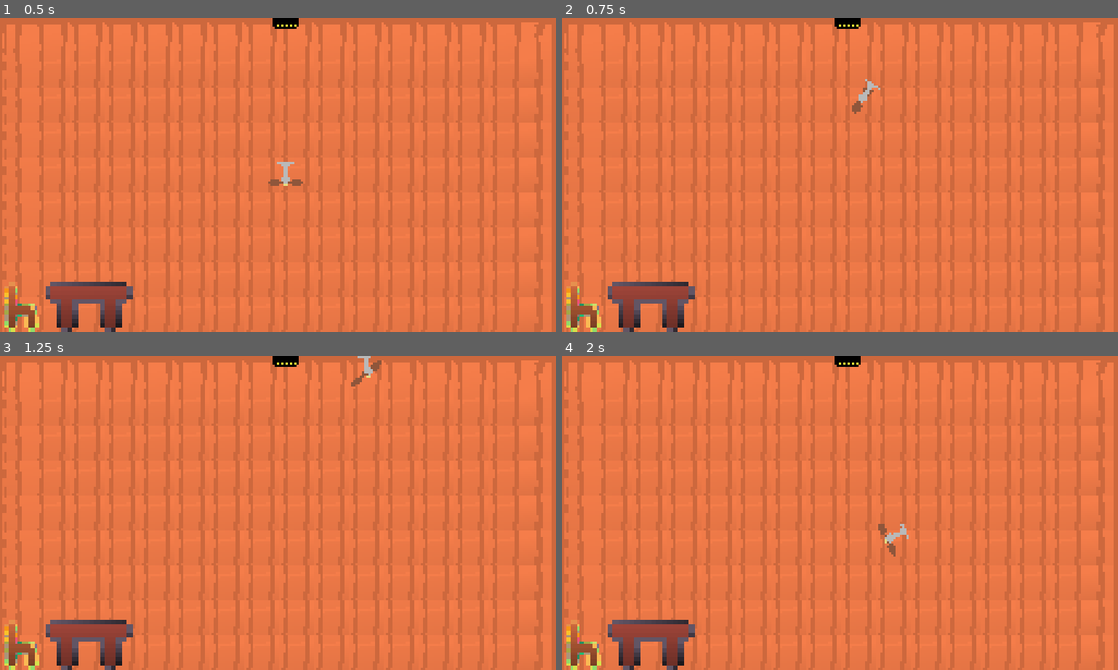
Above: before the commit, frames 1-4 (two rows, left to right).
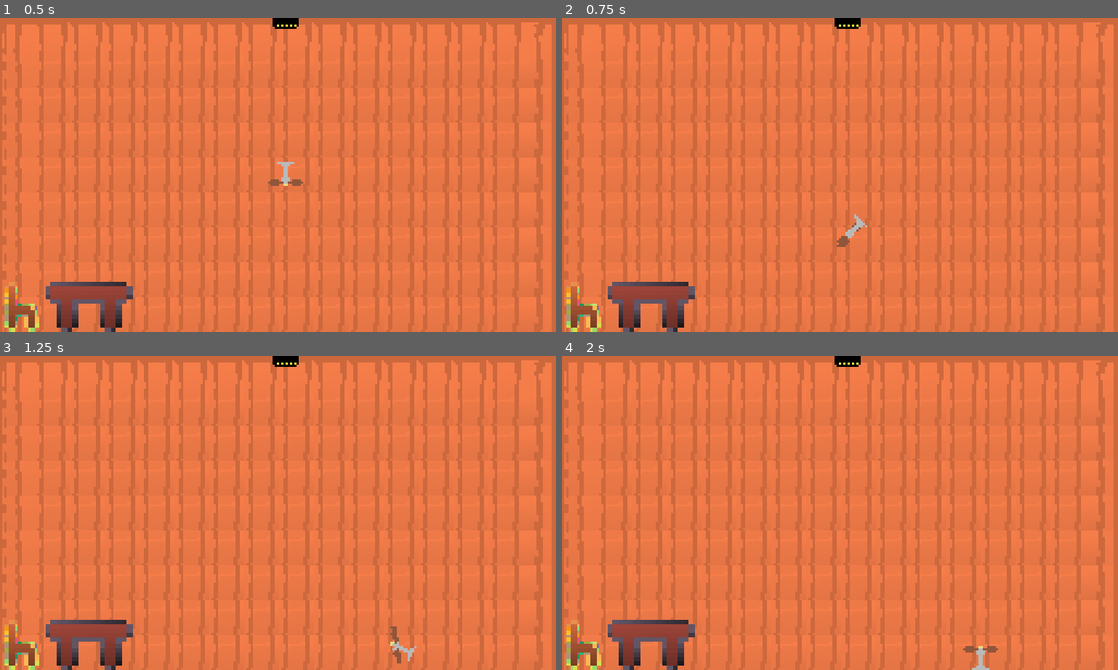
Above: after the commit, the same moments.

Repository: jreje/fan
Game: Godot game, scene res://Main.tscn
Same seed, same stepped clock (60 frames per second), same inputs: the game is played once before the commit and once after it.
Inputs:
- Up to frame 1 (0.5 s): no input
- Up to frame 2 (0.75 s): hold D (tilt_right) from 0.53 s (still down); hold Space (fly) from 0.53 s (still down)
- Up to frame 3 (1.25 s): keep holding D (tilt_right); keep holding Space (fly)
- Up to frame 4 (2 s): release D (tilt_right) at 1.28 s; release Space (fly) at 1.28 s; hold A (tilt_left) from 1.28 s (still down); tap Space (fly) at 1.35 s

Frame 1 is identical in both runs. In frame 2, 0.3% of the frame differs, in the area x 49-58%, y 19-73%; in frame 3, 0.3%; in frame 4, 0.4%, in the area x 56-79%, y 53-100%.

Commit message:
game over screen + changed numbers w physics
lwk number changes didn't do much

Diff:
--- /dev/null
+++ b/game_over_screen.gd
@@ -0,0 +1,19 @@
+extends CanvasLayer
+
+
+# Called when the node enters the scene tree for the first time.
+func _ready() -> void:
+	pass # Replace with function body.
+
+
+# Called every frame. 'delta' is the elapsed time since the previous frame.
+func _process(delta: float) -> void:
+	pass
+
+
+func _on_restart_pressed() -> void:
+	get_tree().change_scene_to_file("res://Main.tscn")
+
+
+func _on_quit_pressed() -> void:
+	get_tree().quit()
--- /dev/null
+++ b/game_over_screen.tscn
@@ -0,0 +1,54 @@
+[gd_scene format=3 uid="uid://dwgx3j6xqb2vd"]
+
+[ext_resource type="Script" uid="uid://cnynhcrd6wcgq" path="res://game_over_screen.gd" id="1_w3hxg"]
+[ext_resource type="FontFile" uid="uid://drhonqegn5e06" path="res://minecraft/Minecraft.ttf" id="2_l4tlu"]
+
+[sub_resource type="StyleBoxFlat" id="StyleBoxFlat_ob1uy"]
+bg_color = Color(0.38431373, 0.16470589, 0.05882353, 1)
+border_color = Color(0, 0, 0, 1)
+
+[node name="GameOverScreen" type="CanvasLayer" unique_id=725627356]
+script = ExtResource("1_w3hxg")
+
+[node name="PanelContainer" type="PanelContainer" parent="." unique_id=2077369560]
+anchors_preset = 15
+anchor_right = 1.0
+anchor_bottom = 1.0
+grow_horizontal = 2
+grow_vertical = 2
+theme_override_styles/panel = SubResource("StyleBoxFlat_ob1uy")
+
+[node name="MarginContainer" type="MarginContainer" parent="PanelContainer" unique_id=951949396]
+layout_mode = 2
+
+[node name="rows" type="VBoxContainer" parent="PanelContainer/MarginContainer" unique_id=1171951145]
+layout_mode = 2
+theme_override_constants/separation = 32
+
+[node name="Title" type="Label" parent="PanelContainer/MarginContainer/rows" unique_id=1008800529]
+layout_mode = 2
+theme_override_fonts/font = ExtResource("2_l4tlu")
+text = "Game Over"
+horizontal_alignment = 1
+
+[node name="CenterContainer" type="CenterContainer" parent="PanelContainer/MarginContainer/rows" unique_id=1310436814]
+layout_mode = 2
+
+[node name="VBoxContainer" type="VBoxContainer" parent="PanelContainer/MarginContainer/rows/CenterContainer" unique_id=2119298367]
+layout_mode = 2
+theme_override_constants/separation = 16
+
+[node name="Restart" type="Button" parent="PanelContainer/MarginContainer/rows/CenterContainer/VBoxContainer" unique_id=665334482]
+layout_mode = 2
+theme_override_fonts/font = ExtResource("2_l4tlu")
+theme_override_font_sizes/font_size = 8
+text = "Restart"
+
+[node name="Quit" type="Button" parent="PanelContainer/MarginContainer/rows/CenterContainer/VBoxContainer" unique_id=1418618652]
+layout_mode = 2
+theme_override_fonts/font = ExtResource("2_l4tlu")
+theme_override_font_sizes/font_size = 8
+text = "Quit"
+
+[connection signal="pressed" from="PanelContainer/MarginContainer/rows/CenterContainer/VBoxContainer/Restart" to="." method="_on_restart_pressed"]
+[connection signal="pressed" from="PanelContainer/MarginContainer/rows/CenterContainer/VBoxContainer/Quit" to="." method="_on_quit_pressed"]
--- a/player/player.gd
+++ b/player/player.gd
@@ -1,8 +1,8 @@
 extends RigidBody2D
 
-const THRUST_AMOUNT = 400.0
+const THRUST_AMOUNT = 100.0
 var screen_size
-var rotation_speed = 500.0
+var rotation_speed = 250.0
 
 # TODO: For the future, top of fan should naturally tilt left/right making it harder to fly
 func _ready():
--- a/player/player.tscn
+++ b/player/player.tscn
@@ -43,7 +43,7 @@
 }]
 
 [sub_resource type="RectangleShape2D" id="RectangleShape2D_oul6g"]
-size = Vector2(8, 9)
+size = Vector2(8, 7)
 
 [node name="Player" type="RigidBody2D" unique_id=468539146]
 script = ExtResource("1_oul6g")
@@ -75,5 +75,5 @@
 metadata/_aseprite_wizard_source_file_hash_ = "711ed98901254680aab5e36aaf43c503"
 
 [node name="CollisionShape2D" type="CollisionShape2D" parent="." unique_id=1732256716]
-position = Vector2(0, -3.5)
+position = Vector2(0, -2.5)
 shape = SubResource("RectangleShape2D_oul6g")
Not shown, added: game_over_screen.gd.uid
Binary file added: minecraft/Minecraft.ttf
Not shown, added: minecraft/Minecraft.ttf.import
